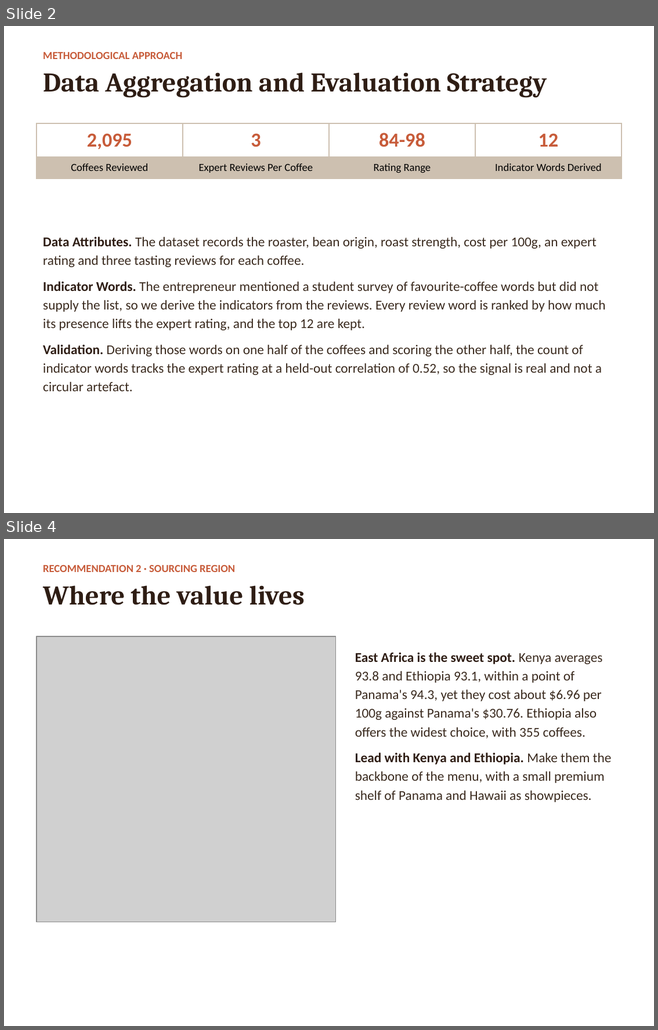
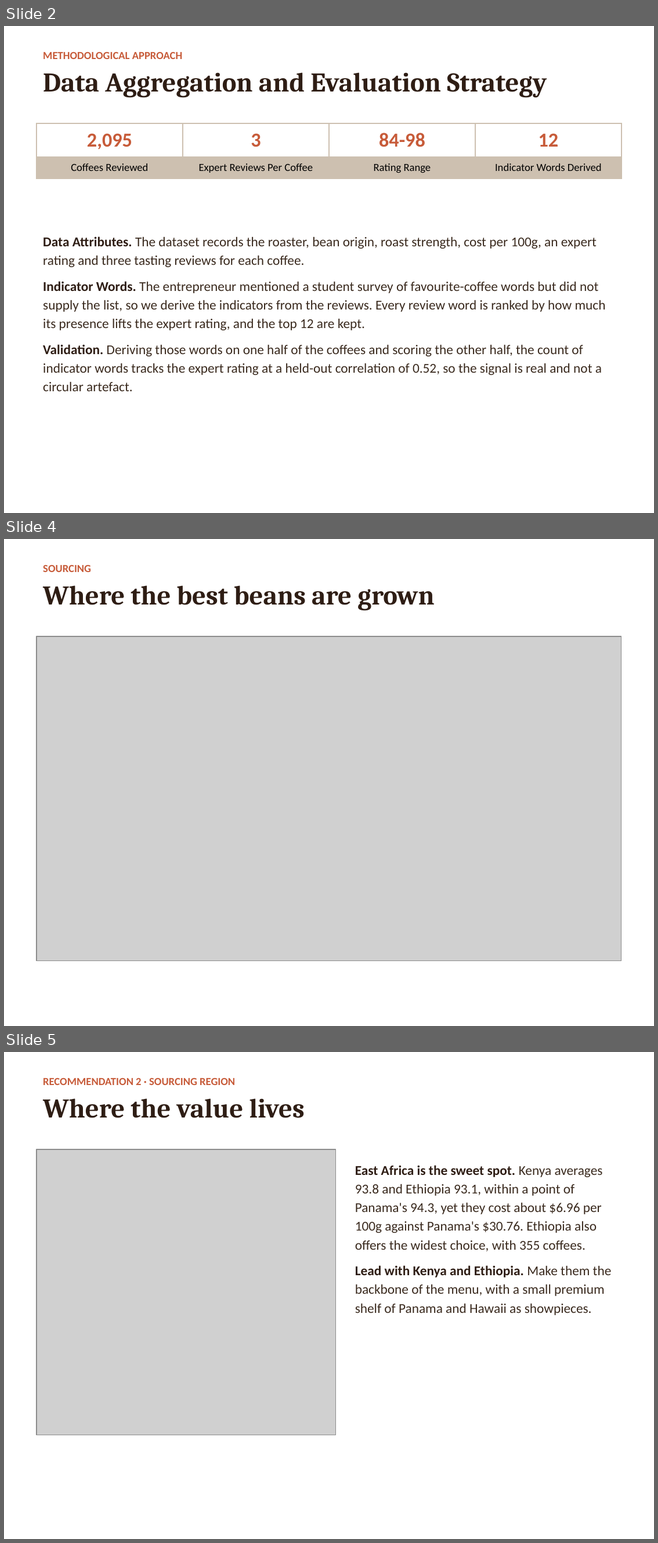
Before and after one commit to diazsangeve-lab/24991422, a slide deck: Question1/Coffee_Hub_Recommendation.pptx. Shown one above the other, each under a label of ours: slides 2 and 4 before the commit, slides 2, 4 and 5 after it; the slides between them are not shown. The pictures are 658x1030 and 658x1543 pixels, drawn with LibreOffice and Linux fonts; fonts in the diff are those of the drawing; grey boxes stand for pictures. Boxes give left, top, right and bottom in pixels: in the first picture for what was removed or moved away, otherwise in the second. Text is boxed around its words. In the diff, an @@ line names an element or a change of style, - is before the commit and + after.

```diff
--- a/Question1/Coffee_Hub_Recommendation.pptx
+++ b/Question1/Coffee_Hub_Recommendation.pptx
@@ slide 4 added at [4, 539, 654, 1026], background #FFFFFF @@
@@ text added at [43, 565, 91, 572], 12 pt, text #C75B39, bold @@
+SOURCING
@@ text added at [43, 585, 434, 611], 30 pt, text #2E1D14, bold @@
+Where the best beans are grown
@@ picture added at [36, 636, 621, 961] @@
@@ what was slide 4 is now slide 5 @@
```
Also in this commit, not shown: 46 other files.
